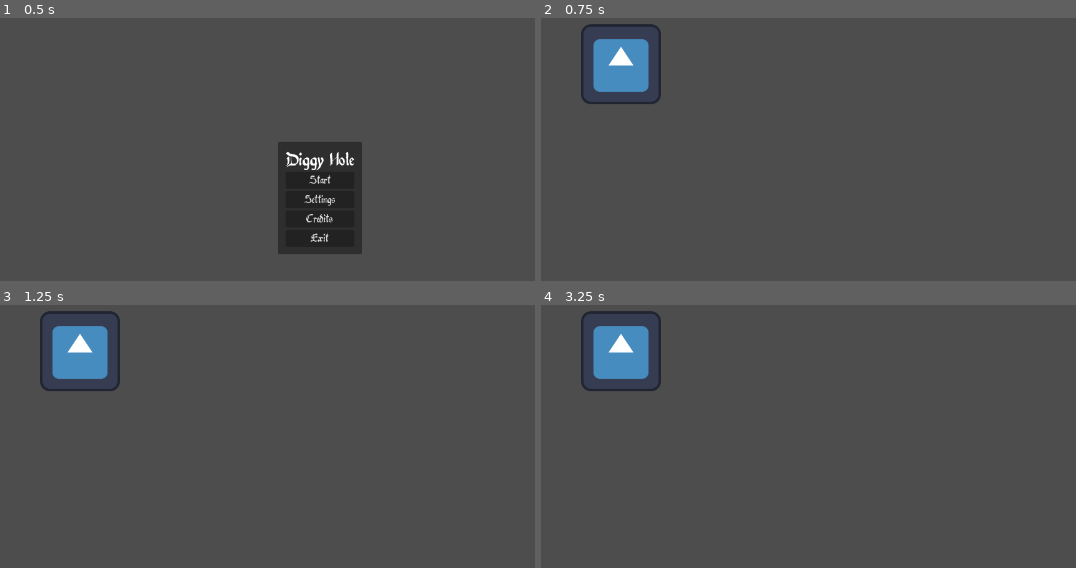
Above: before the commit, frames 1-4 (two rows, left to right).
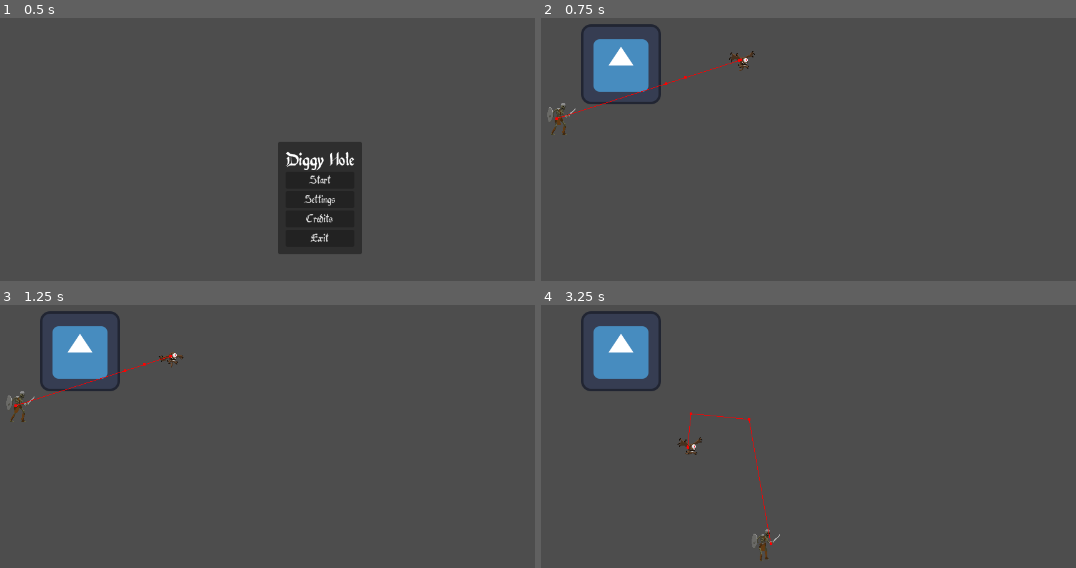
Above: after the commit, the same moments.

Repository: vaaaago/diggy-hole
Game: Godot game, scene res://scenes/menu_demo.tscn
Two runs of this game, one before a commit and one after it. Both use one fixed random seed, a clock stepped at 60 frames per second and the inputs below. Before the commit the project starts from res://scenes/menu-inicio.tscn. The engine's default icon, where the game draws it, is replaced by a stand-in: a white triangle on a blue panel in a dark square.
Inputs:
- Up to frame 1 (0.5 s): no input
- Up to frame 2 (0.75 s): click "Start" at 0.5 s
- Up to frame 3 (1.25 s): no input
- Up to frame 4 (3.25 s): hold K (debug enemy right) 1.28-2.03 s; hold J (debug enemy down) 2.03-2.78 s; hold K (debug enemy right) from 2.78 s (still down)

Frame 1 is identical in both runs. In frame 2, 0.4% of the frame differs, in the area x 1-40%, y 12-45%; in frame 3, 0.4%; in frame 4, 0.4%, in the area x 25-45%, y 40-98%.

Commit message:
Created demo

Diff:
--- a/project.godot
+++ b/project.godot
@@ -11,7 +11,7 @@
 [application]
 
 config/name="diggy-hole"
-run/main_scene="res://scenes/menu-inicio.tscn"
+run/main_scene="res://scenes/menu_demo.tscn"
 config/features=PackedStringArray("4.1", "Forward Plus")
 config/icon="res://sprites/icon.svg"
 config/windows_native_icon="res://sprites/icon.svg"
Not shown, added: Demo Diggy Hole.console.exe
Not shown, added: Demo Diggy Hole.exe
Not shown, added: Demo Diggy Hole.pck
